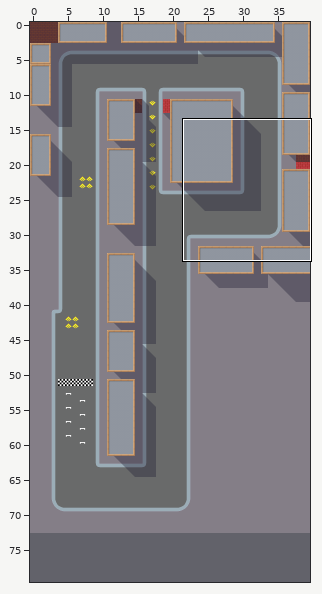
Two states of a Tiled map, core/assets/maps/be.tmx. Above: a wide view before the commit, with the close-up outlined.
Close-up. Before the commit:
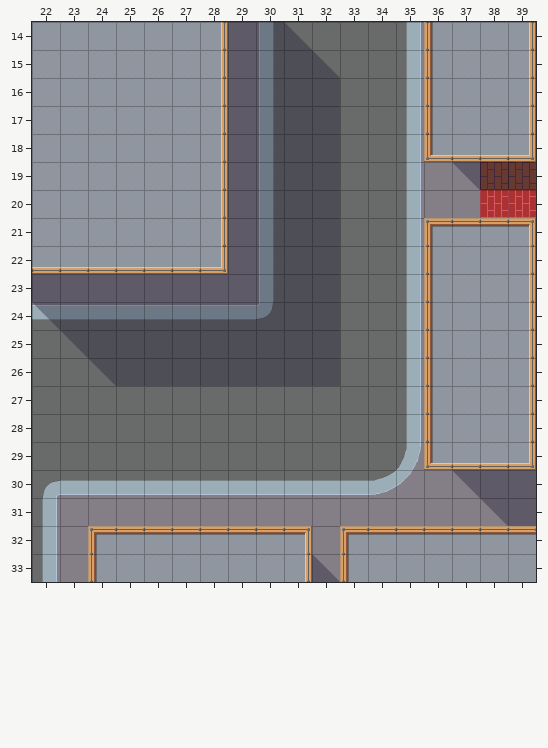
Cells are 64x64 px. Shown: x 22..39, y 14..33. The commit also changed other parts of the map, which this record leaves out.
The same view after the edit:
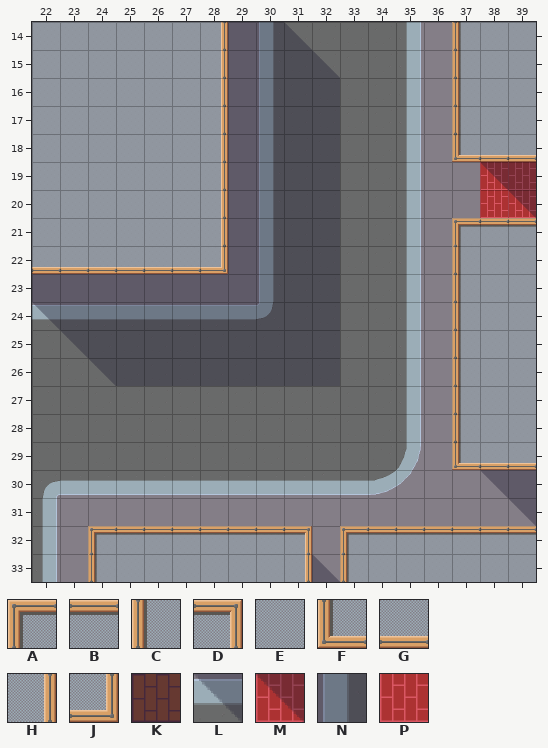
Key: from "city": A 32, B 33, C 33 turned 270, D 34, E 35, F 40, G 41, H 41 turned 270, J 42, K 53 turned 180, L 54 flipped on the diagonal, M 54 turned 180, N 62, P 68.
_ is an empty cell, # one hidden under a higher layer, . an unchanged one.
See-through tiles are keyed as they look on the map.
Change:
--- layer "Ground"
@@ x 38..39 @@
-19 ##
-20 .#
+19 PP
+20 .P
--- layer "Obstacles"
@@ x 36..39 @@
-14 CE.H
-15 CE.H
-16 CE.H
-17 CE.H
-18 FG.J
-19 .LKK
-20 ...P
-21 AB.D
-22 CE.H
-23 CE.H
-24 CE.H
-25 CE.H
-26 CE.H
-27 CE.H
-28 CE.H
-29 FG.J
-30 .LN.
-31 ..LN
+14 _C.E
+15 _C.E
+16 _C.E
+17 _C.E
+18 _F.G
+19 ._MN
+20 ...M
+21 _A.B
+22 _C.E
+23 _C.E
+24 _C.E
+25 _C.E
+26 _C.E
+27 _C.E
+28 _C.E
+29 _F.G
+30 ._L.
+31 .._L
Boxes around the changes in both close-ups, in picture pixels (x1, y1, x2, y2):
changed: (424, 22, 536, 526)
